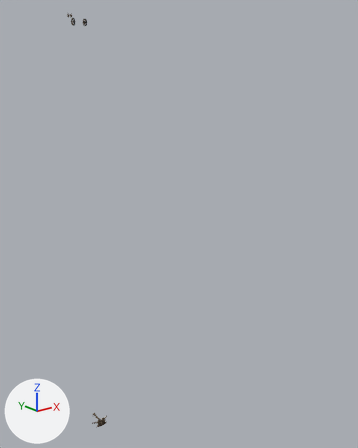
What one commit did to the glTF model projects/TurnBasedWarfare/resources/animations/ballista_idle.glb.
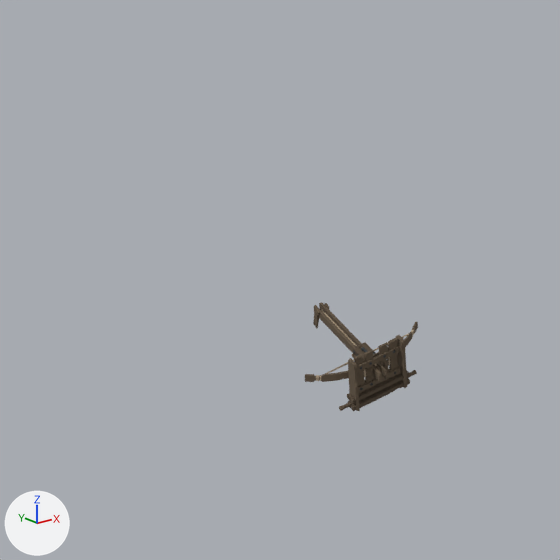
The first picture shows the older version from a 50 mm camera at (-31.3, -58.6, 53.9) aimed at (24.3, 10.8, 26.2). The close-ups show both versions on the part from 14% to 35% of the width and 83% to 100% of the height of that picture; other places that the commit changed are outside them. Arrows for +X, +Y and +Z are at lower left; the lights stay in place. Where no turn or scale is listed for an object, it has been applied to the vertices.

Objects in the first close-up: 'SM_Wep_Ballista_Mobile_Rigged_01'.
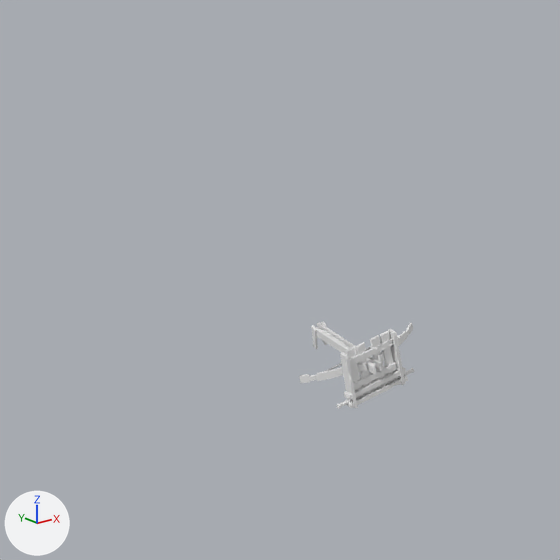
Where the newer file only moved an object's origin or applied its transform, the numbers keep the older frame.

Location of each change, (x1, y1, x2, y2) in pixels of the close-ups (560 x 560 px):
'SM_Wep_Ballista_Mobile_Rigged_01', recoloured, turned (brown to grey)
    before: (305, 302, 418, 411)
    after: (299, 321, 414, 409)

Diff of the bpy script that builds the scene:
```diff
--- a/projects/TurnBasedWarfare/resources/animations/ballista_idle.glb.py
+++ b/projects/TurnBasedWarfare/resources/animations/ballista_idle.glb.py
@@ me_mesh @@
 me_mesh.from_pydata(...)  # 901 vertices, 1622 faces; spans x -138.0..138.0, y 30.0..152.0, z -256.0..29.0
-me_mesh.materials.append(mat_lambert2)  # picture img_polygonfantasykingdom_texture_01_a
@@ ob_sm_wep_ballista_mobile_rigged_01 @@
 ob_sm_wep_ballista_mobile_rigged_01.location = (0.0, 0.0, 0.0)
-ob_sm_wep_ballista_mobile_rigged_01.rotation_euler = (1.571, 0.0, 0.0)  # degrees (90, 0, 0)
+ob_sm_wep_ballista_mobile_rigged_01.rotation_euler = (1.328, 0.0, 0.0)  # degrees (76, 0, 0)
 ob_sm_wep_ballista_mobile_rigged_01.scale = (0.01, 0.01, 0.01)
```
